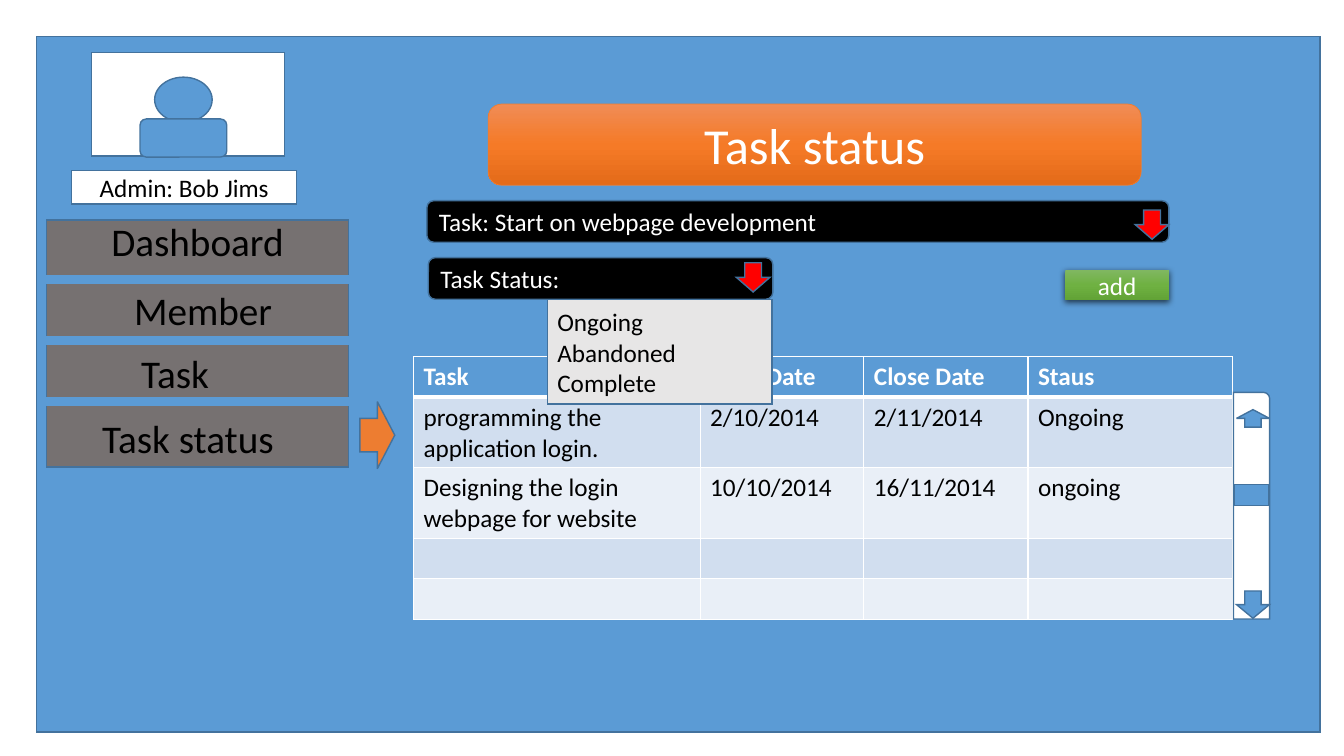
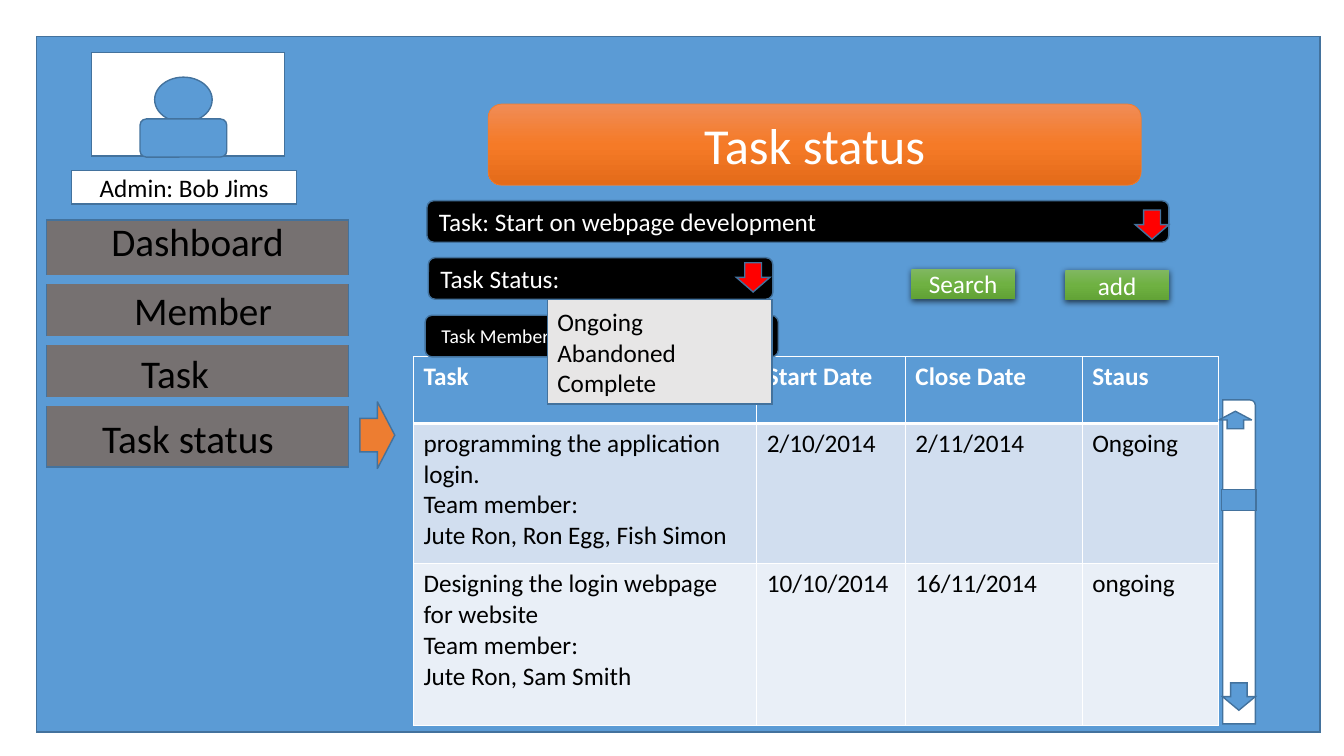
Before and after one commit to beatboxdave/Group-Project---Tasker-Group-10-, a slide deck: slide 14 of TASKERMAN2.pptx. Drawn at 1344x756 pixels with LibreOffice and Linux fonts; fonts in the diff are those of the drawing. Boxes give left, top, right and bottom in pixels: in the first picture for what was removed or moved away, otherwise in the second. Text is boxed around its words. In the diff, an @@ line names an element or a change of style, - is before the commit and + after.

Commit message:
update on task staus design task can be serach usign team member name search button added and also needs to shows the task with team member name

```diff
--- a/TASKERMAN2.pptx
+++ b/TASKERMAN2.pptx
@@ rectangle added at (x1=911, y1=268, x2=1015, y2=298), fill gradient #81B861 to #6FB242 to #62A336, 18 pt, text #FFFFFF @@
+Search
@@ rounded rectangle added at (x1=425, y1=316, x2=778, y2=357), fill #000000, outline #43739E 1 pt, 14 pt, text #FFFFFF @@
+Task Member: Bob Jims (Programmer)
@@ table at (x1=413, y1=357, x2=1218, y2=725) @@
-row 2: programming the application login. | 2/10/2014 | 2/11/2014 | Ongoing
-row 3: Designing the login webpage for website | 10/10/2014 | 16/11/2014 | ongoing
-row 4:  |  |  | 
-row 5:  |  |  | 
+row 2: programming the application login. / Team member: / Jute Ron, Ron Egg, Fish Simon | 2/10/2014 | 2/11/2014 | Ongoing
+row 3: Designing the login webpage for website / Team member: / Jute Ron, Sam Smith | 10/10/2014 | 16/11/2014 | ongoing
@@ table resized from (x1=413, y1=357, x2=1232, y2=619) to (x1=413, y1=357, x2=1218, y2=725) @@
@@ up arrow moved from (x1=1237, y1=409, x2=1270, y2=426) to (x1=1219, y1=411, x2=1252, y2=429) @@
@@ round rect resized from (x1=1234, y1=392, x2=1270, y2=619) to (x1=1223, y1=400, x2=1255, y2=724) @@
@@ rectangle moved from (x1=1234, y1=485, x2=1268, y2=506) to (x1=1222, y1=490, x2=1256, y2=511) @@
@@ down arrow moved from (x1=1237, y1=591, x2=1270, y2=618) to (x1=1223, y1=684, x2=1256, y2=711) @@
```
Also in this commit, not shown: 3 other slides changed.
